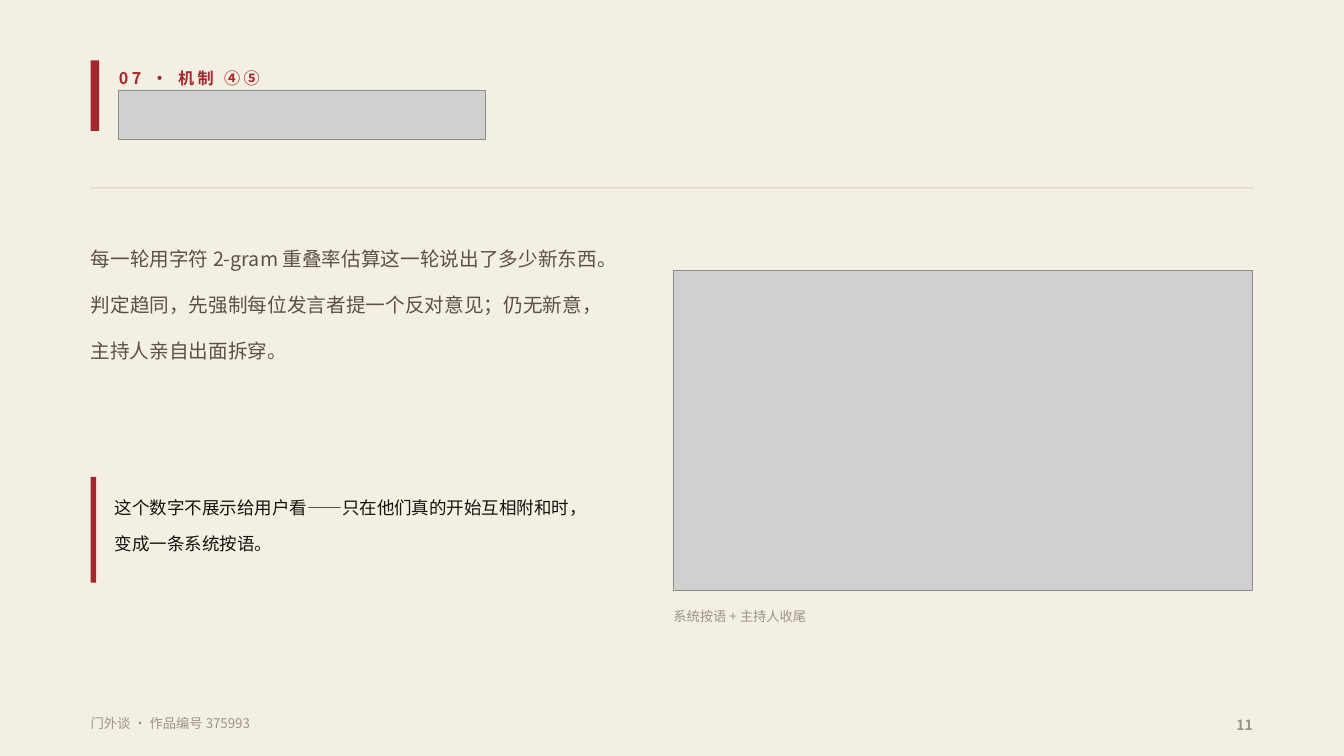
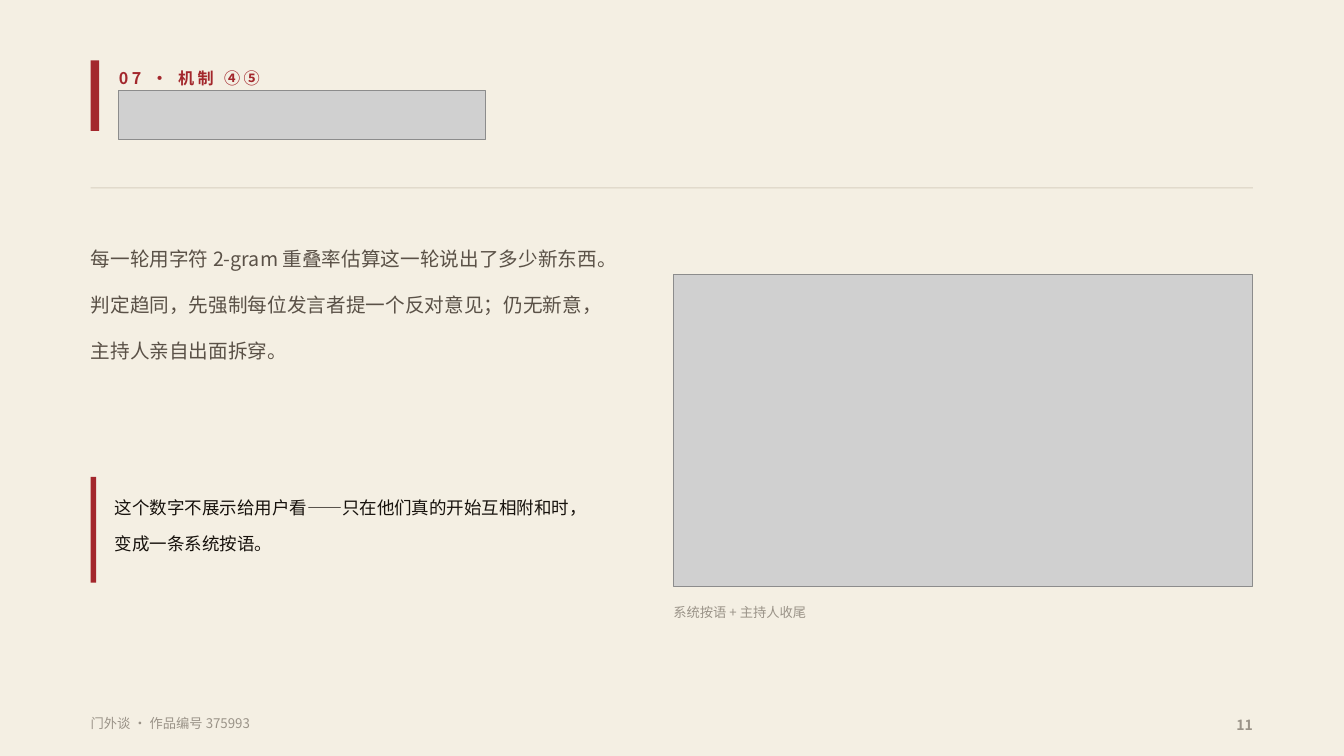
Before and after one commit to fsh114514/menwaitan, a slide deck: slide 11 of competition/答辩PPT.pptx. Drawn at 1344x756 pixels with LibreOffice and Linux fonts; fonts in the diff are those of the drawing; grey boxes stand for pictures. Boxes give left, top, right and bottom in pixels: in the first picture for what was removed or moved away, otherwise in the second. Text is boxed around its words. In the diff, an @@ line names an element or a change of style, - is before the commit and + after.

```diff
--- a/competition/答辩PPT.pptx
+++ b/competition/答辩PPT.pptx
@@ picture: place and size @@
-picture at box(674, 270, 1253, 591)
+picture at box(674, 274, 1253, 587)
@@ text "系统按语 + 主持人收尾": place and size @@
-text "系统按语 + 主持人收尾" at box(673, 610, 806, 622)
+text "系统按语 + 主持人收尾" at box(673, 606, 806, 618)
```
Also in this commit, not shown: 5 other slides changed, 2 other files.
